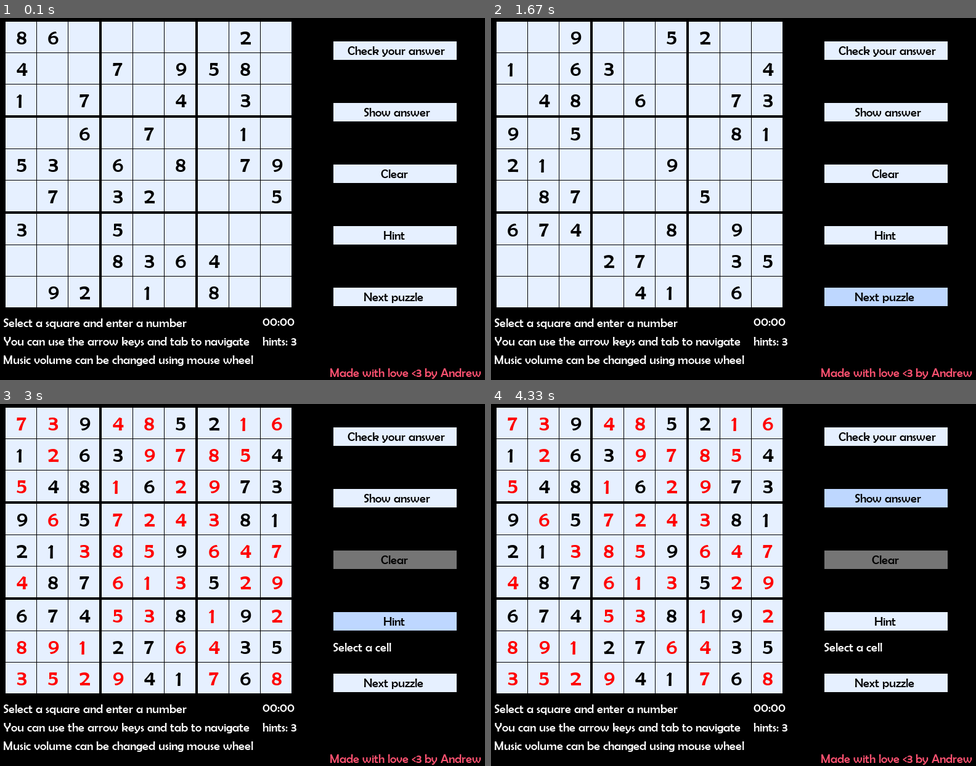
Above: before the commit, frames 1-4 (two rows, left to right).
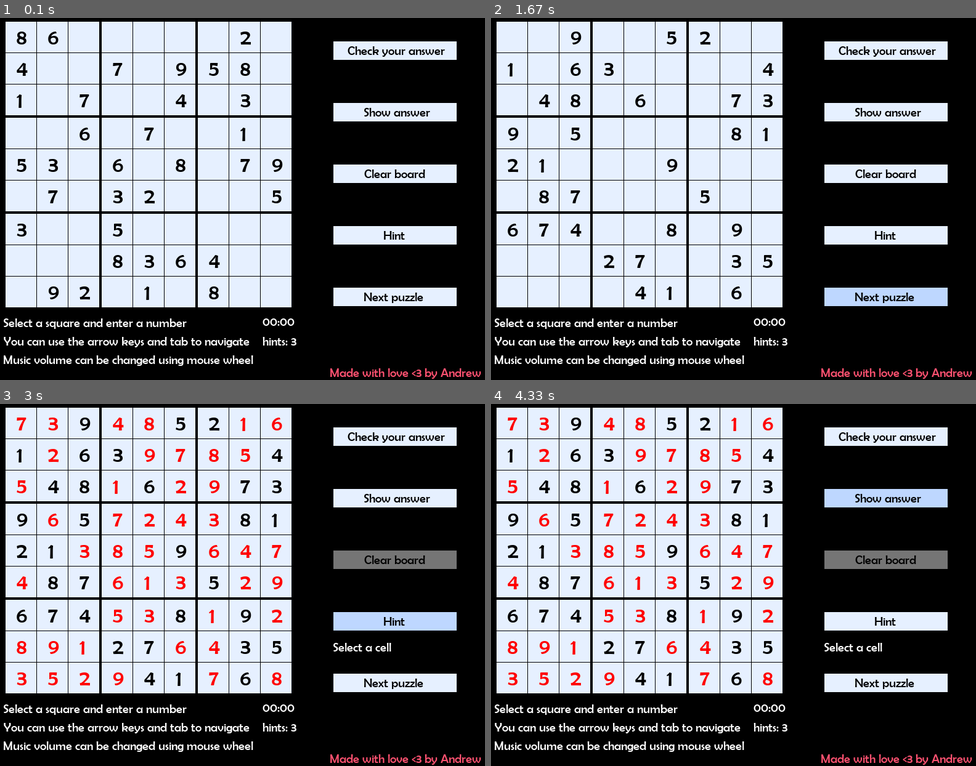
Above: after the commit, the same moments.

Repository: bafyle/Sudoku-game-using-Pygame
Game: pygame game, started from sudoku.py
The game is run twice, just before and just after one commit, with the same random seed, the same clock (stepped at 60 frames per second) and the same inputs.
Inputs (mouse positions are in pixels of both pictures, inside the frame that each line leads up to):
- Up to frame 1 (0.1 s): no input
- Up to frame 2 (1.67 s): click (883, 50) at 0.38 s; click (733, 220) at 0.72 s; hold Tab 1-1.47 s; click (883, 296) at 1.55 s
- Up to frame 3 (3 s): click (392, 498) at 1.88 s; click (392, 436) at 2.22 s; click (392, 621) at 2.55 s; hold Tab from 2.83 s (still down)
- Up to frame 4 (4.33 s): release Tab at 3.3 s; click (859, 548) at 3.38 s; click (883, 498) at 4.22 s

The runs differ from the first frame. In frame 1, 0.2% of the frame differs, in the area x 75-88%, y 41-45%; in frame 2, 0.2%; in frame 3, 0.2%; in frame 4, 0.2%.

Commit message:
Fixed a bug in numpad buttons and code refactoring

Diff:
--- a/sudoku.py
+++ b/sudoku.py
@@ -34,7 +34,7 @@
         self.buttons_list = [
             Buttons.Button("Check your answer", (550, 50, 200, 30), self.win),
             Buttons.Button("Show answer", (550, 150, 200, 30), self.win),
-            Buttons.Button("Clear", (550, 250, 200, 30), self.win),
+            Buttons.Button("Clear board", (550, 250, 200, 30), self.win),
             Buttons.Button("Next puzzle", (550, 450, 200, 30), self.win),
             Buttons.Button("Hint", (550, 350, 200, 30), self.win),
         ]
@@ -142,7 +142,7 @@
         """
         self.board.puzzle = copy.deepcopy(self.board.original_puzzle)
         self.board.refresh_cells()
-        self.board.clear_selection()
+        self.board.deselect_cell()
         self.notification.invoke_notification("Board cleared", 1)
 
     def reset_hints(self):
@@ -178,97 +178,11 @@
                     self.close_database()
                     self.game_running = False
 
-                # if the user clicked while the mouse is near the puzzle cells
-                # then search for the cell that he selected
-                # and save its row and column number
                 elif event.type == pygame.MOUSEBUTTONDOWN:
-                    if event.button == 1:
-                        if pygame.mouse.get_pos() > (14, 14) and pygame.mouse.get_pos() <= (484, 484):
-                            for i, row in enumerate(self.board.cells):
-                                breakPoint = False
-                                for j, cell in enumerate(row):
-                                    if cell.rect.collidepoint(pygame.mouse.get_pos()) and cell.empty:
-                                        self.board.select_cell(i, j)
-                                        breakPoint = True
-                                        break
-                                if breakPoint:
-                                    break
-
-                        # if the user clicked in buttons area
-                        # execute the action function of the pressed button
-                        elif pygame.mouse.get_pos() > (540, 0):
-                            if self.buttons_list[0].rect.collidepoint(pygame.mouse.get_pos()) and self.buttons_list[0].Enable:
-                                valid_puzzle = self.check_valid_puzzle_action()
-
-                                if valid_puzzle:
-                                    self.board.solved = True
-                                    self.notification.invoke_notification("Your answer is correct!!", 0)
-                                else:
-                                    self.notification.invoke_notification("Think again", 0)
-
-                            elif self.buttons_list[1].rect.collidepoint(pygame.mouse.get_pos()) and self.buttons_list[1].Enable:
-                                self.show_answer_action()
-                                self.buttons_list[2].Enable = False # disable the reset button
-
-                            elif self.buttons_list[2].rect.collidepoint(pygame.mouse.get_pos()) and self.buttons_list[2].Enable:
-                                self.reset_board()
-
-                            elif self.buttons_list[3].rect.collidepoint(pygame.mouse.get_pos()) and self.buttons_list[3].Enable:
-                                self.get_next_puzzle_action()
-                                self.reset_game_timer()
-                                self.reset_hints()
-                                self.notification.kill_notification()
-                                self.buttons_list[2].Enable = True # enable the reset button
-
-                            elif self.buttons_list[4].rect.collidepoint(pygame.mouse.get_pos()):
-                                self.hint_action()
-
-                    # change volume using mouse wheel
-                    elif event.button == 4:
-                        if pygame.mixer.music.get_volume() != 1:
-                            pygame.mixer.music.set_volume(pygame.mixer.music.get_volume() + 0.1)
-                    elif event.button == 5:
-                        if pygame.mixer.music.get_volume() <= 0.1:
-                            pygame.mixer.music.set_volume(0)
-                        else:
-                            pygame.mixer.music.set_volume(pygame.mixer.music.get_volume() - 0.1)
+                    self._mouse_button_pressed_event_handling(event)
 
                 elif event.type == pygame.KEYDOWN:
-                    # inserting a number from the num-pad to an empty cell
-                    if pygame.K_KP0 <= event.key <= pygame.K_KP9 or pygame.K_0 <= event.key <= pygame.K_9:
-                        if self.board.position_of_selected_cell != ():
-                            r, c = self.board.position_of_selected_cell
-                            if self.board.cells[r][c].empty:
-                                if pygame.K_KP0 <= event.key <= pygame.K_KP9:
-                                    self.board.puzzle[r][c] = event.key + 1 - pygame.K_KP1
-                                elif pygame.K_0 <= event.key <= pygame.K_9:
-                                    self.board.puzzle[r][c] = event.key - pygame.K_0
-                                self.board.refresh_cells()
-
-                    # navigate the board using arrows keys
-                    elif pygame.K_UP >= event.key >= pygame.K_RIGHT:
-                        if self.board.selected_cell is not None:
-                            if event.key == pygame.K_UP:
-                                new_row = (self.board.position_of_selected_cell[0] - 1) % 9
-                                new_column = self.board.position_of_selected_cell[1]
-                            elif event.key == pygame.K_DOWN:
-                                new_row = (self.board.position_of_selected_cell[0] + 1) % 9
-                                new_column = self.board.position_of_selected_cell[1]
-                            elif event.key == pygame.K_LEFT:
-                                new_row = self.board.position_of_selected_cell[0]
-                                new_column = (self.board.position_of_selected_cell[1] - 1 ) % 9
-                            else:
-                                new_row = self.board.position_of_selected_cell[0]
-                                new_column = (self.board.position_of_selected_cell[1] + 1 ) % 9
-                            if self.board.cells[new_row][new_column].empty:
-                                self.board.select_cell(new_row, new_column)
-
-                    # go to the next empty cell using tab
-                    elif pygame.K_TAB == event.key:
-                        if self.board.selected_cell is not None:
-                            r, c = self.board.get_next_empty_cell()
-                            if r != -1:
-                                self.board.select_cell(r, c)
+                    self._keyboard_key_pressed_event_handling(event)
 
             # change the color of any button if the mouse is hovering over it
             if pygame.mouse.get_pos() > (540, 0):
@@ -278,10 +192,9 @@
                     else:
                         button.on_mouse_exit()
 
+            #-------------drawing section-------------#
+
             self.win.fill(Game.BACKGROUND_COLOR) # black background
-
-
-            #-------------drawing section-------------#
 
             for rowOfCells in self.board.cells:
                 for cell in rowOfCells:
@@ -314,6 +227,111 @@
 
         sys.exit(0)
 
+    def _mouse_button_pressed_event_handling(self, event):
+        if event.button == 1:
+            if pygame.mouse.get_pos() > (14, 14) and pygame.mouse.get_pos() <= (484, 484):
+                self._mouse_button_1_pressed_on_board(event)
+
+            # if the user clicked in buttons area
+            # execute the action function of the pressed button
+            elif pygame.mouse.get_pos() > (540, 0):
+                self._mouse_button_1_pressed_on_buttons(event)
+
+        # change volume using mouse wheel
+        elif event.button == 4:
+            if pygame.mixer.music.get_volume() != 1:
+                pygame.mixer.music.set_volume(pygame.mixer.music.get_volume() + 0.1)
+        elif event.button == 5:
+            if pygame.mixer.music.get_volume() <= 0.1:
+                pygame.mixer.music.set_volume(0)
+            else:
+                pygame.mixer.music.set_volume(pygame.mixer.music.get_volume() - 0.1)
+
+    def _keyboard_key_pressed_event_handling(self, event):
+        if (pygame.K_KP1 <= event.key <= pygame.K_KP9) or (pygame.K_1 <= event.key <= pygame.K_9):
+            self._keyboard_number_pressed(event)
+
+        if pygame.K_UP >= event.key >= pygame.K_RIGHT:
+            self._keyboard_arrows_pressed(event)
+
+        if pygame.K_TAB == event.key:
+            self._keyboard_tab_pressed(event)
+
+    def _keyboard_number_pressed(self, event):
+        # inserting a number from the num-pad to an empty cell
+        if self.board.position_of_selected_cell == ():
+            return
+        r, c = self.board.position_of_selected_cell
+        if not self.board.cells[r][c].empty:
+            return
+        if pygame.K_KP1 <= event.key <= pygame.K_KP9:
+            self.board.puzzle[r][c] = event.key + 1 - pygame.K_KP1
+        elif pygame.K_1 <= event.key <= pygame.K_9:
+            self.board.puzzle[r][c] = event.key - pygame.K_0
+        self.board.refresh_cells()
+
+    def _keyboard_arrows_pressed(self, event):
+        # navigate the board using arrows keys
+        if self.board.selected_cell is None:
+            return
+        if event.key == pygame.K_UP:
+            new_row = (self.board.position_of_selected_cell[0] - 1) % 9
+            new_column = self.board.position_of_selected_cell[1]
+        elif event.key == pygame.K_DOWN:
+            new_row = (self.board.position_of_selected_cell[0] + 1) % 9
+            new_column = self.board.position_of_selected_cell[1]
+        elif event.key == pygame.K_LEFT:
+            new_row = self.board.position_of_selected_cell[0]
+            new_column = (self.board.position_of_selected_cell[1] - 1 ) % 9
+        else:
+            new_row = self.board.position_of_selected_cell[0]
+            new_column = (self.board.position_of_selected_cell[1] + 1 ) % 9
+        if self.board.cells[new_row][new_column].empty:
+            self.board.select_cell(new_row, new_column)
+
+    def _keyboard_tab_pressed(self, event):
+        # go to the next empty cell using tab
+        if self.board.selected_cell is None:
+            return
+        r, c = self.board.get_next_empty_cell()
+        if r != -1:
+            self.board.select_cell(r, c)
+
+    def _mouse_button_1_pressed_on_board(self, event):
+        for i, row in enumerate(self.board.cells):
+            for j, cell in enumerate(row):
+                if cell.rect.collidepoint(pygame.mouse.get_pos()) and cell.empty:
+                    if self.board.selected_cell == cell:
+                        self.board.deselect_cell()
+                    else:
+                        self.board.select_cell(i, j)
+                    return
+
+    def _mouse_button_1_pressed_on_buttons(self, event):
+        if self.buttons_list[0].rect.collidepoint(pygame.mouse.get_pos()) and self.buttons_list[0].Enable:
+            valid_puzzle = self.check_valid_puzzle_action()
+            if valid_puzzle:
+                self.board.solved = True
+                self.notification.invoke_notification("Your answer is correct!!", 0)
+            else:
+                self.notification.invoke_notification("Think again", 0)
+
+        elif self.buttons_list[1].rect.collidepoint(pygame.mouse.get_pos()) and self.buttons_list[1].Enable:
+            self.show_answer_action()
+            self.buttons_list[2].Enable = False # disable the reset button
+
+        elif self.buttons_list[2].rect.collidepoint(pygame.mouse.get_pos()) and self.buttons_list[2].Enable:
+            self.reset_board()
+
+        elif self.buttons_list[3].rect.collidepoint(pygame.mouse.get_pos()) and self.buttons_list[3].Enable:
+            self.get_next_puzzle_action()
+            self.reset_game_timer()
+            self.reset_hints()
+            self.notification.kill_notification()
+            self.buttons_list[2].Enable = True # enable the reset button
+
+        elif self.buttons_list[4].rect.collidepoint(pygame.mouse.get_pos()):
+            self.hint_action()
 
 
 def main():
